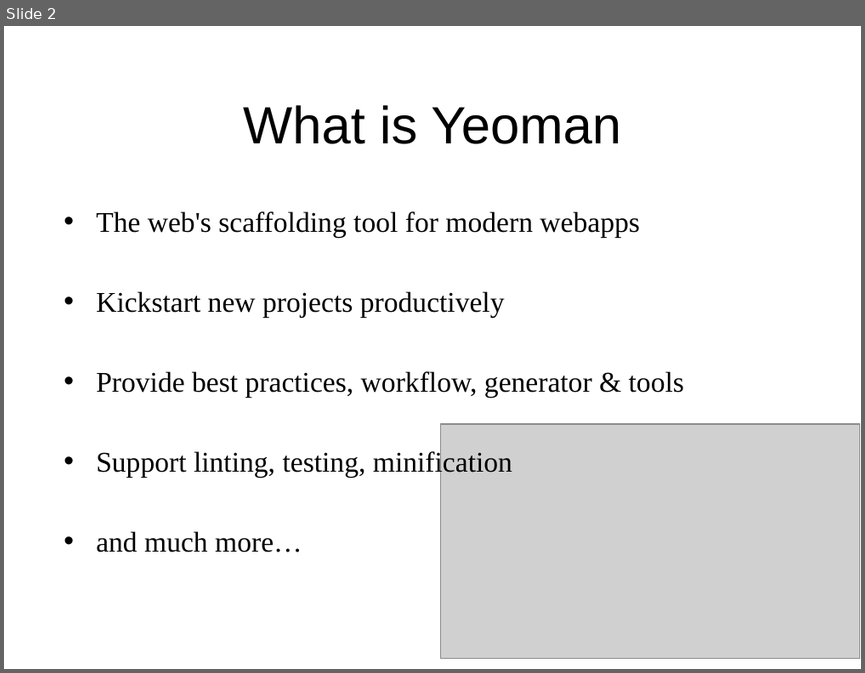
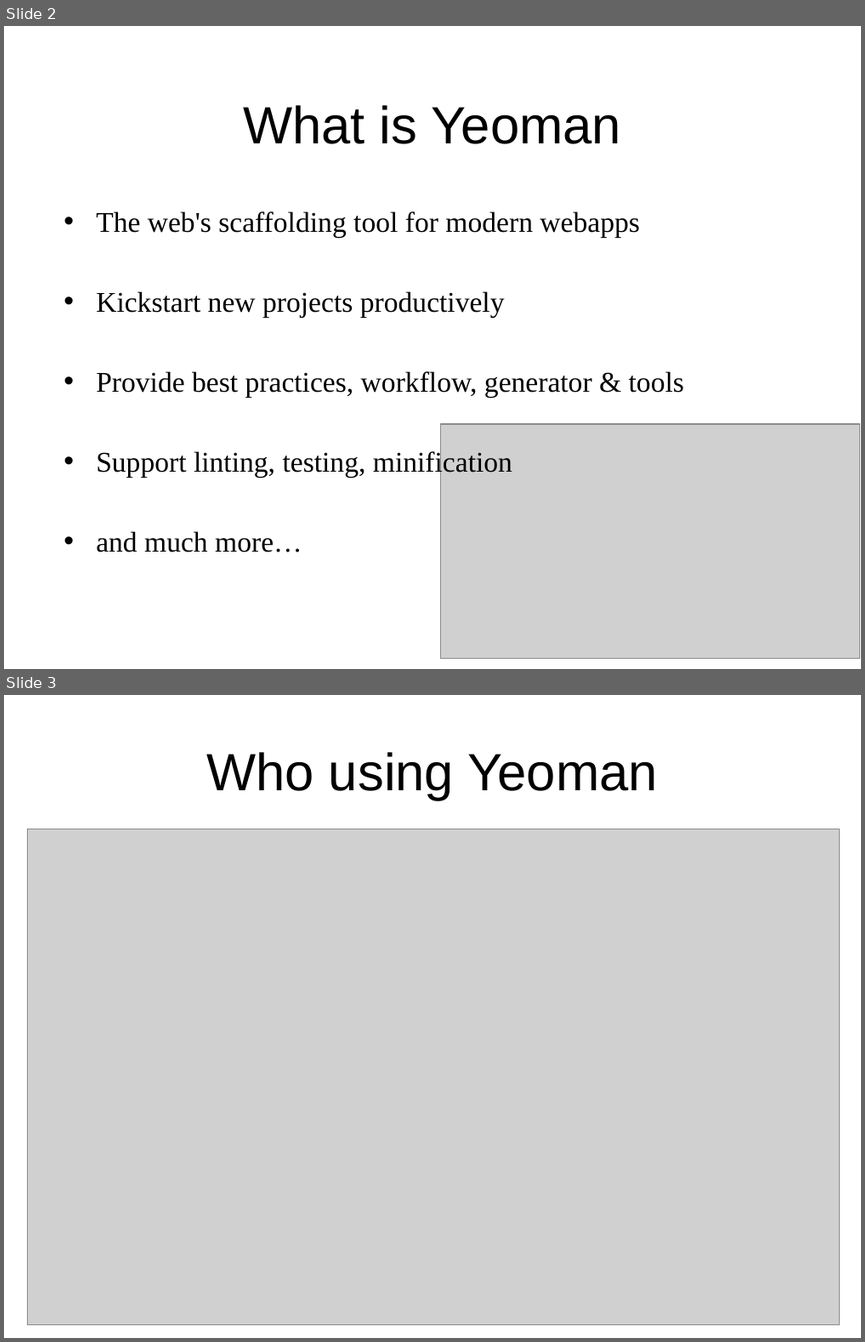
Before and after one commit to sonvq-qsoftvn/angularjs-training, a slide deck: QS_Training_AngularJS_Yeoman, Grunt, Gulp - SonVQ.pptx. Shown one above the other, each under a label of ours: slide 2 before the commit, slides 2 and 3 after it. The pictures are 865x673 and 865x1342 pixels, drawn with LibreOffice and Linux fonts; fonts in the diff are those of the drawing; grey boxes stand for pictures; background and template pictures are left out. Boxes give left, top, right and bottom in pixels: in the first picture for what was removed or moved away, otherwise in the second. Text is boxed around its words. In the diff, an @@ line names an element or a change of style, - is before the commit and + after.

```diff
--- a/QS_Training_AngularJS_Yeoman, Grunt, Gulp - SonVQ.pptx
+++ b/QS_Training_AngularJS_Yeoman, Grunt, Gulp - SonVQ.pptx
@@ slide 3 added at [4, 695, 861, 1338], background picture (left out) @@
@@ title added at [206, 752, 658, 800], 44 pt, text #000000 @@
+Who using Yeoman
@@ picture added at [27, 828, 840, 1325] @@
```
Also in this commit, not shown: 2 slides changed, 14 other slides added, 1 slide removed, 4 other files.
